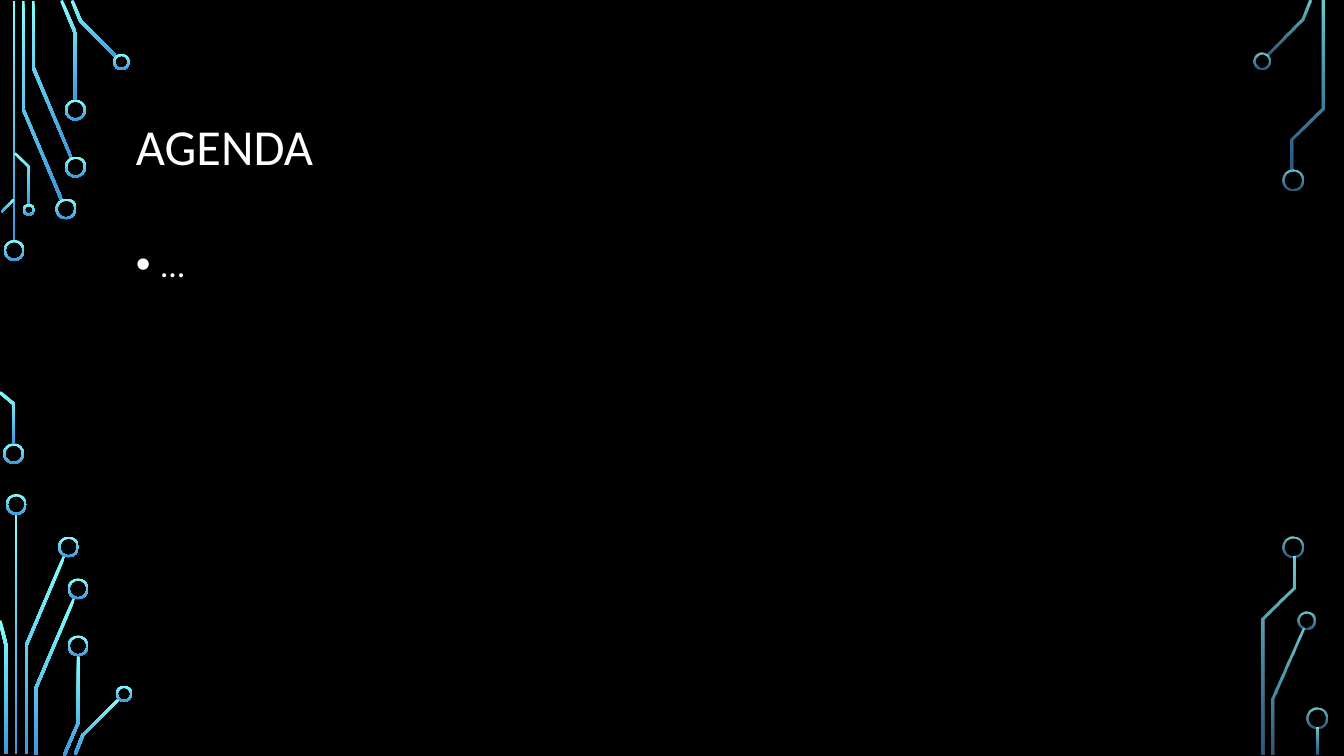
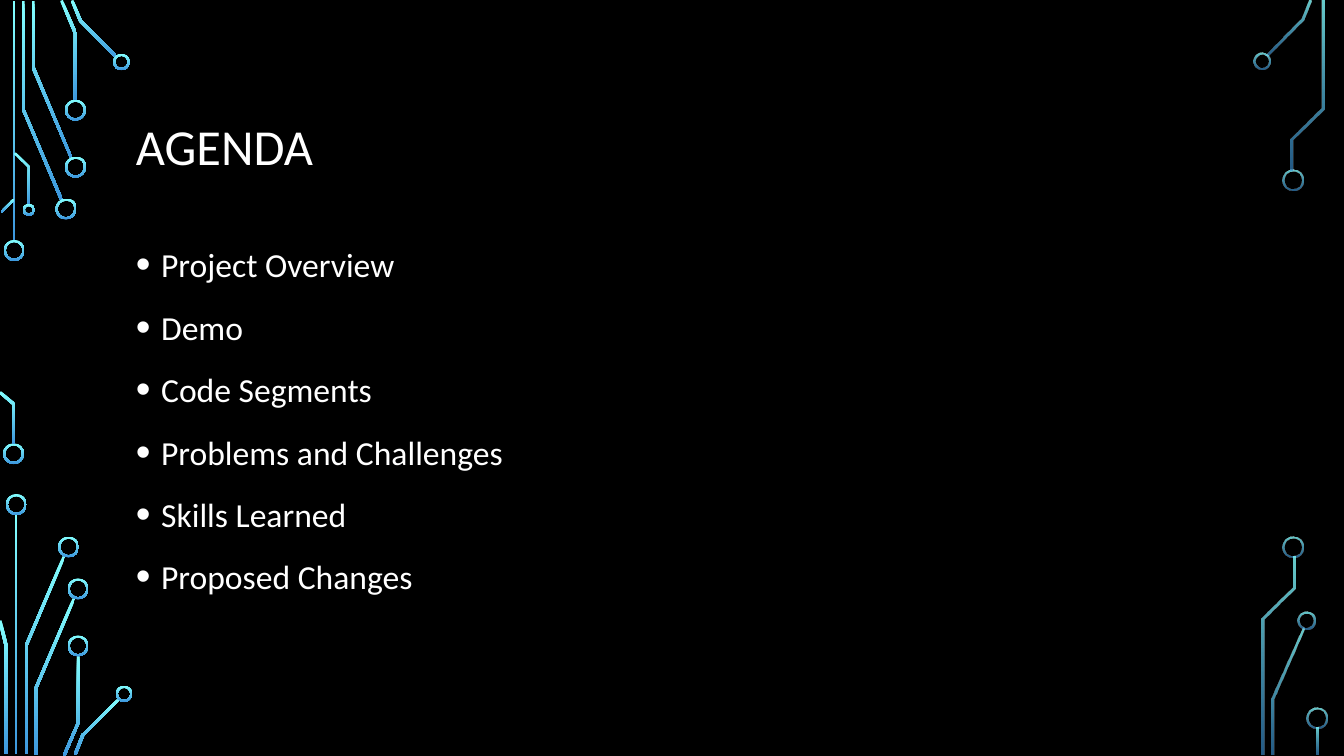
Before and after one commit to AntimonyTechnology/BiFrostGames, a slide deck: slide 2 of Documents/Demo07/Presentation.pptx. Drawn at 1344x756 pixels with LibreOffice and Linux fonts; fonts in the diff are those of the drawing; background and template pictures are left out. Boxes give left, top, right and bottom in pixels: in the first picture for what was removed or moved away, otherwise in the second. Text is boxed around its words. In the diff, an @@ line names an element or a change of style, - is before the commit and + after.

```diff
--- a/Documents/Demo07/Presentation.pptx
+++ b/Documents/Demo07/Presentation.pptx
@@ text at box(161, 254, 503, 595): text changed @@
-• …
+• Project Overview
+• Demo
+• Code Segments
+• Problems and Challenges
+• Skills Learned
+• Proposed Changes
```
Also in this commit, not shown: 5 other slides changed, 11 slides added, 3 slides removed, 2 other files.
